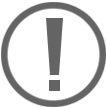
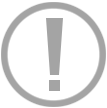
Layer changes from the first 107 x 108 image to the second:
pixels changed over [1, 2, 106, 107] (layer not identified)
